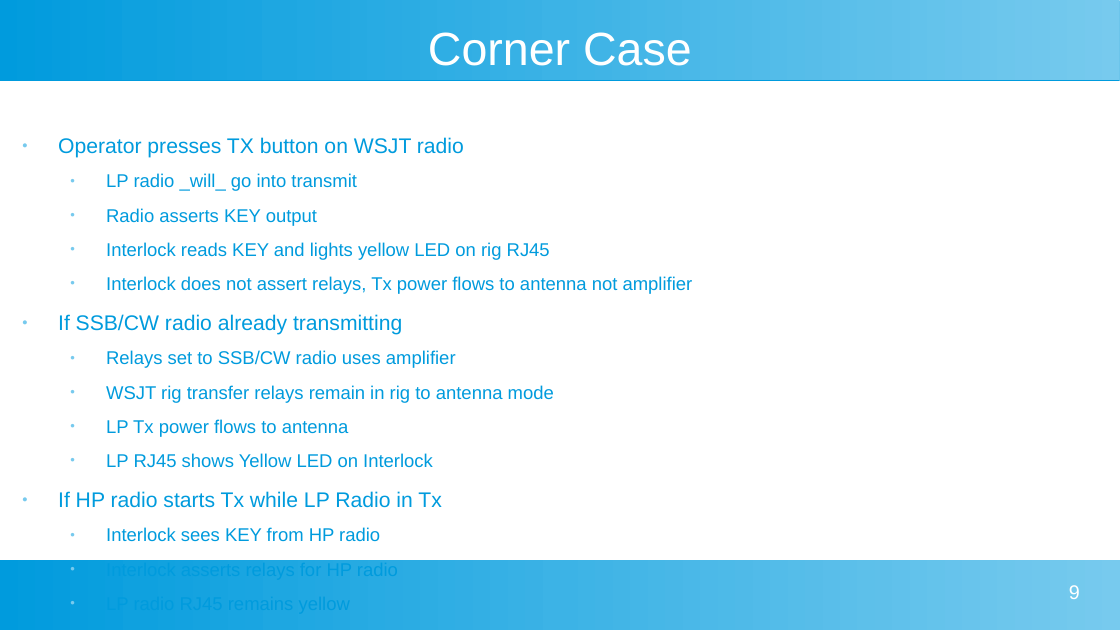
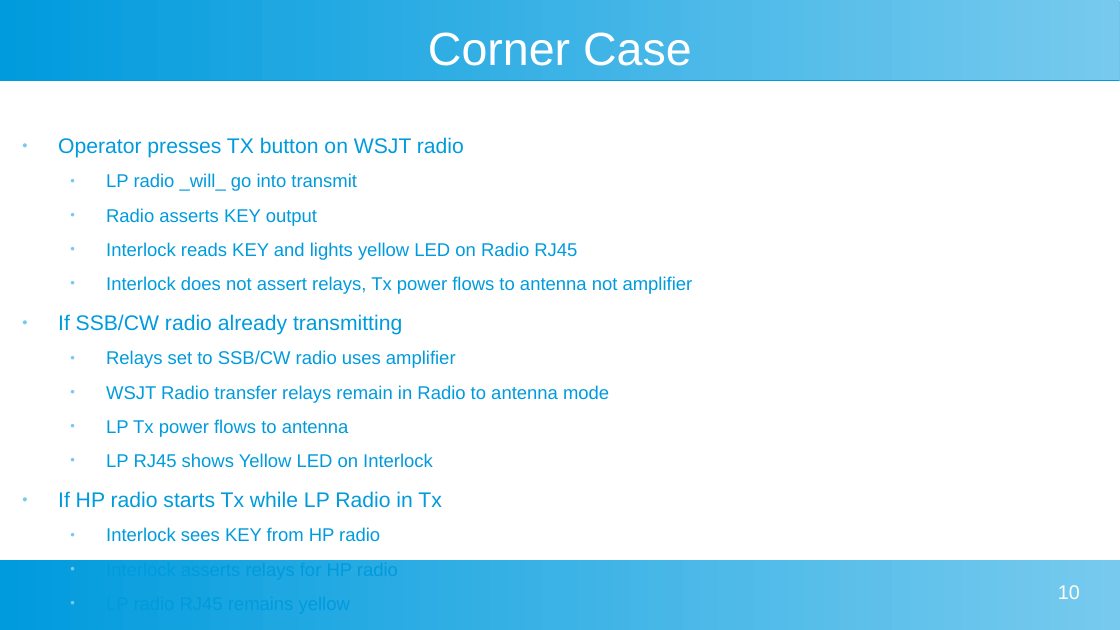
Before and after one commit to wa1hco/SO4R_Interlock, a slide deck: slide 10 of SO4R_Interlock.odp (slide 9 before the commit). Drawn at 1120x630 pixels with LibreOffice and Linux fonts; fonts in the diff are those of the drawing. Boxes give left, top, right and bottom in pixels: in the first picture for what was removed or moved away, otherwise in the second. Text is boxed around its words. In the diff, an @@ line names an element or a change of style, - is before the commit and + after.

```diff
--- a/SO4R_Interlock.odp
+++ b/SO4R_Interlock.odp
@@ text at <box>106,242,577,260</box>: text changed @@
-  ● Interlock reads KEY and lights yellow LED on rig RJ45
+  ● Interlock reads KEY and lights yellow LED on Radio RJ45
@@ text at <box>106,385,609,403</box>: text changed @@
-  ● WSJT rig transfer relays remain in rig to antenna mode
+  ● WSJT Radio transfer relays remain in Radio to antenna mode
@@ page number at <box>1058,585,1080,599</box>: text changed @@
-9
+10
```
Also in this commit, not shown: 6 other slides changed, 2 slides added, 1 slide removed, 19 other files.
